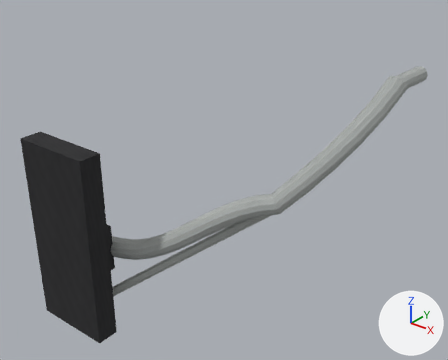
The OBJ model src/main/resources/assets/realgrid/models/block/pole_light_mount/arm_1_right.obj as it was, and as the next commit left it.
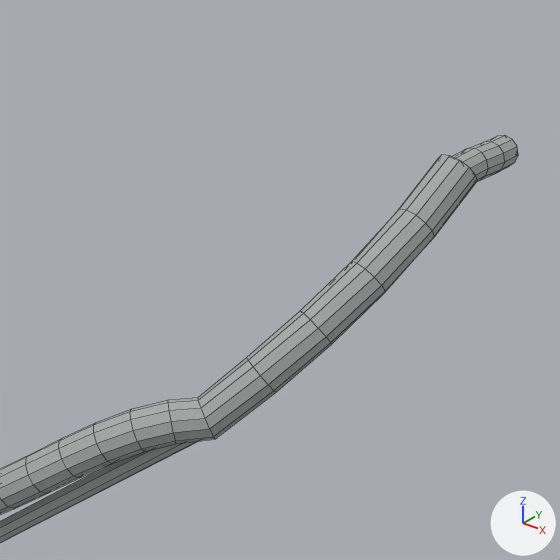
There are two pictures of each version: one whole from a 50 mm camera at (2.456, -2.336, 1.9) aimed at (0.926, -0.424, 0.715), one close up on the part from 39% to 100% of the width and 0% to 76% of the height. The lights are fixed; the arrows at lower right show +X, +Y and +Z. The first two pictures are the older version. The close-ups show mesh edges as thin lines. Where no turn or scale is listed for an object, it has been applied to the vertices. Vertices at exactly the same position are counted once.

The first close-up shows 'pole_light_mount_1_right'.
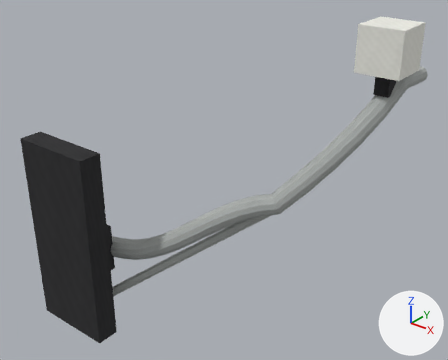
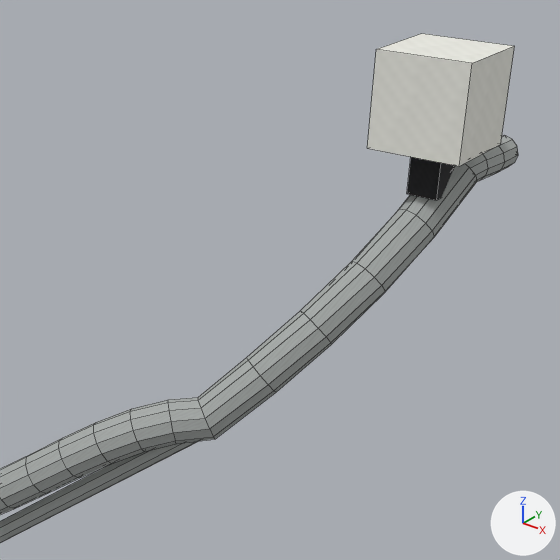
Pixel boxes [x1, y1, x2, y2] of what changed, in the close-ups (560 x 560 px):
'pole_light_mount_1_right', reshaped: before [0, 135, 518, 543]; after [0, 34, 518, 543]
part 1 of me_pole_light_mount_1_right, added: after [407, 157, 454, 200]
part 2 of me_pole_light_mount_1_right, added: after [367, 34, 514, 166]

Patch to the scene script:
```diff
--- a/src/main/resources/assets/realgrid/models/block/pole_light_mount/arm_1_right.obj.py
+++ b/src/main/resources/assets/realgrid/models/block/pole_light_mount/arm_1_right.obj.py
@@ img_pole_light_mount_porcelain @@
+img_pole_light_mount_porcelain = load_image('pole_light_mount_porcelain', '../../../textures/blocks/pole_light_mount_porcelain.png', 16, 16, 'sRGB')
@@ mat_porcelain @@
+mat_porcelain = principled_material('porcelain')
+mat_porcelain.texture = img_pole_light_mount_porcelain
+mat_porcelain.roughness = 1.0
@@ me_pole_light_mount_1_right @@
 # used by ob_pole_light_mount_1_right; location = (0.0, 0.0, 0.0)
-me_pole_light_mount_1_right.from_pydata(...)  # 312 vertices, 285 faces; spans x 0.312..1.534, y -1.0..0.189, z 0.063..1.19
+me_pole_light_mount_1_right.from_pydata(...)  # 328 vertices, 297 faces; spans x 0.312..1.556, y -1.0..0.189, z 0.063..1.405
+# me_pole_light_mount_1_right part 1: a new loose piece, a box spanning x 1.431..1.493, y -0.1..-0.037, z 1.124..1.218, in mat_clamp (picture img_pole_light_mount_clamp)
+# me_pole_light_mount_1_right part 2: a new loose piece, a box spanning x 1.368..1.556, y -0.162..0.025, z 1.218..1.405, in mat_porcelain (picture img_pole_light_mount_porcelain)
 me_pole_light_mount_1_right.materials.append(mat_clamp)
 me_pole_light_mount_1_right.materials.append(mat_metal)
+me_pole_light_mount_1_right.materials.append(mat_porcelain)  # picture img_pole_light_mount_porcelain
```
